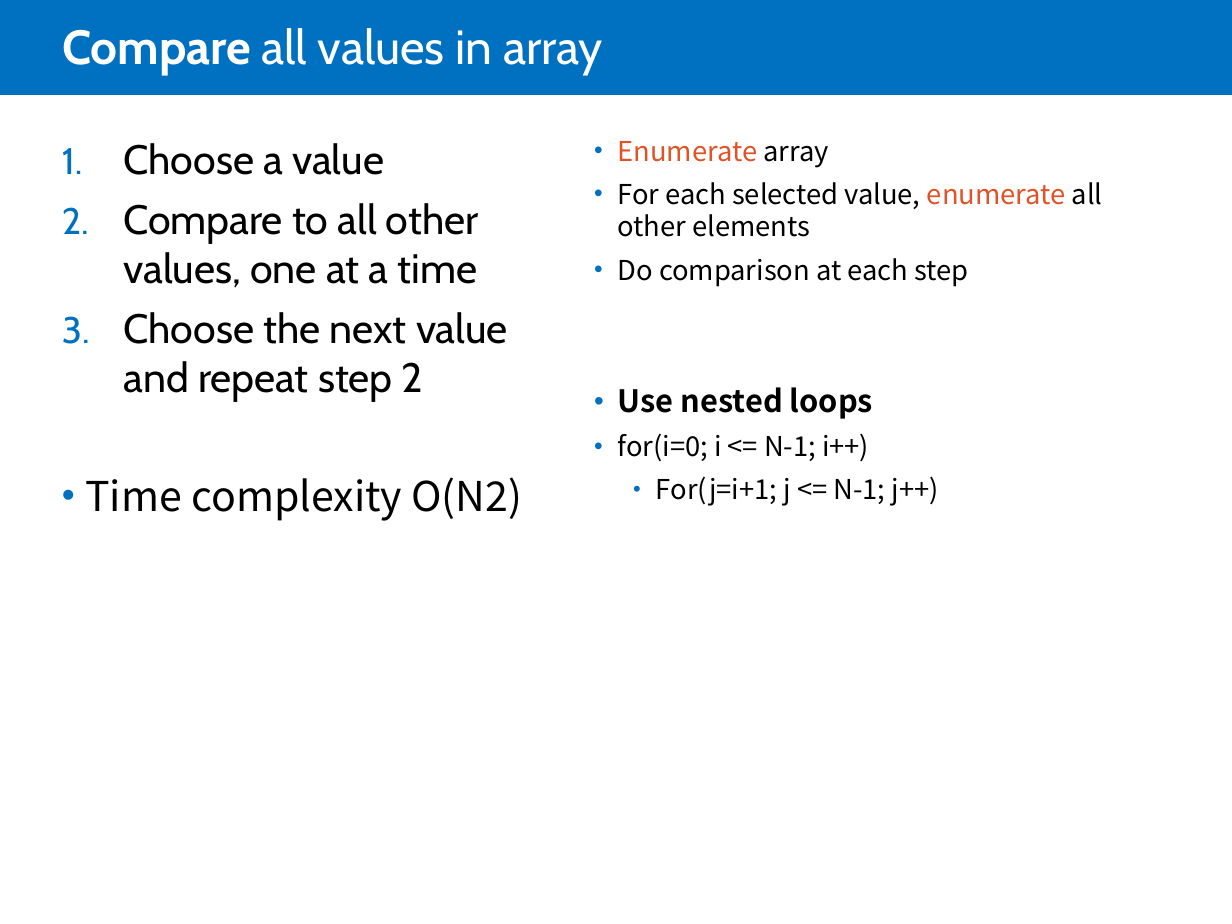
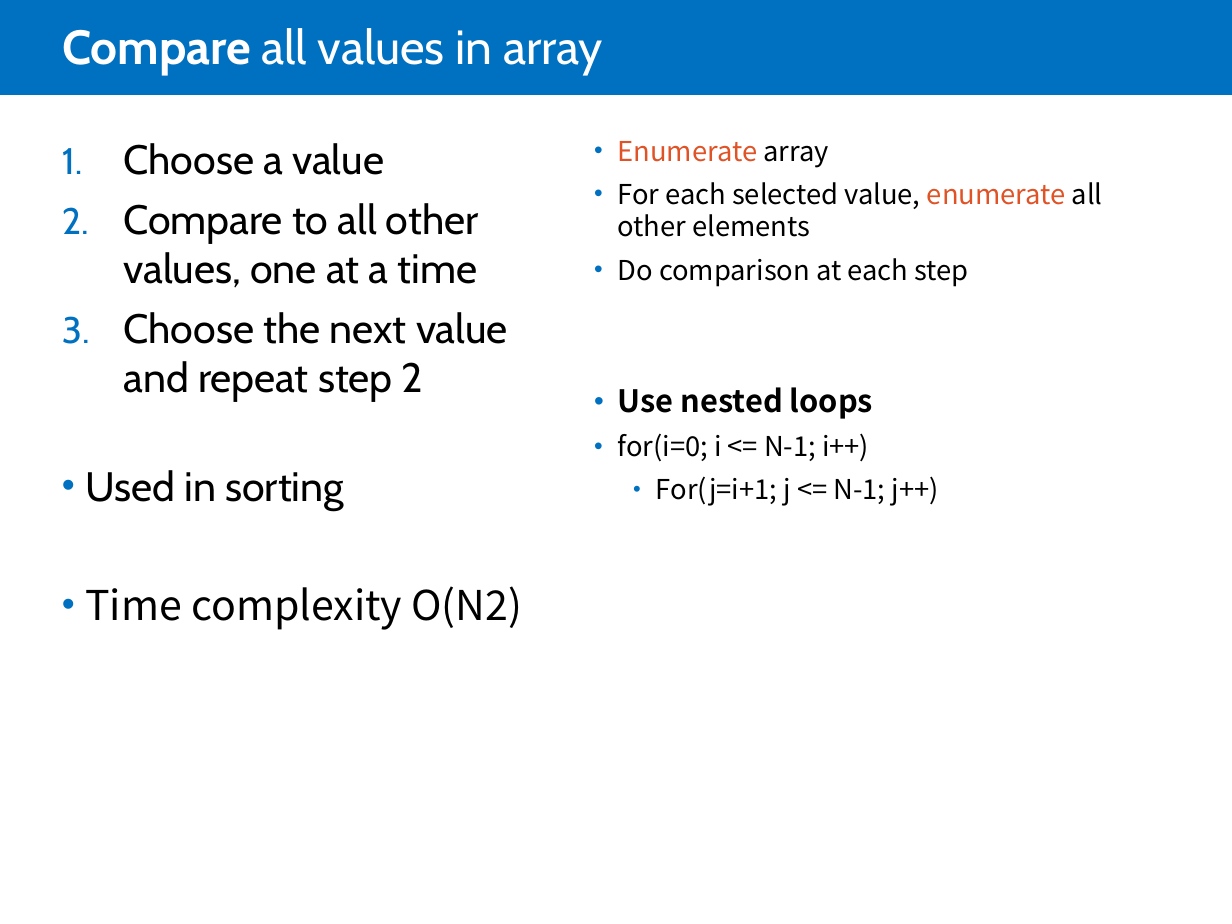
Before and after one commit to jdevr1es/DotnetSlides, a slide deck: slide 11 of DSA Study Guide.pptx. Drawn at 1232x924 pixels with LibreOffice and Linux fonts; fonts in the diff are those of the drawing. Boxes give left, top, right and bottom in pixels: in the first picture for what was removed or moved away, otherwise in the second. Text is boxed around its words. In the diff, an @@ line names an element or a change of style, - is before the commit and + after.

```diff
--- a/DSA Study Guide.pptx
+++ b/DSA Study Guide.pptx
@@ text at box(85, 470, 344, 511): paragraph added @@
+• Used in sorting
```
Also in this commit, not shown: 5 other slides changed, 8 slides added, 1 slide removed.
